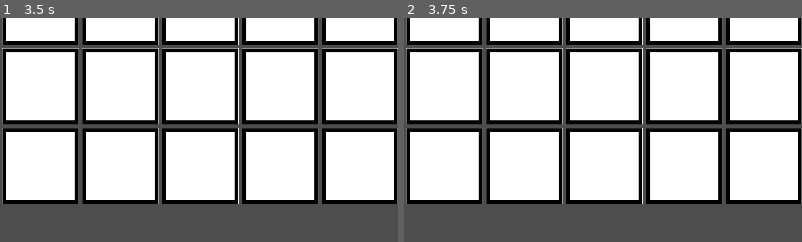
Above: before the commit, frames 1-2 (left to right).
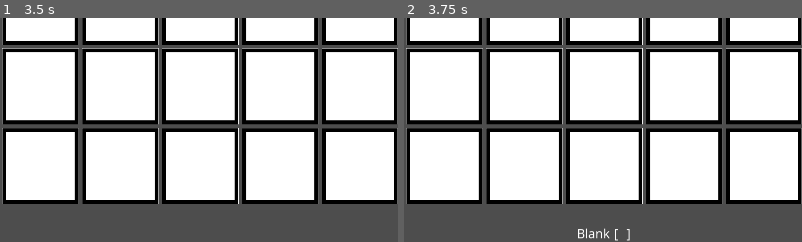
Above: after the commit, the same moments.

Repository: H2ofiremaster/Simple-Automata-Godot
Game: Godot game, scene res://scenes/main.tscn
Two runs of this game, one before a commit and one after it. Both use one fixed random seed, a clock stepped at 60 frames per second and the inputs below.
Inputs (mouse positions are % of the whole screen's width and height, from its top left):
- Up to frame 1 (3.5 s): click "Start" at 0.5 s; click "Stop" at 1.25 s; click "Start" at 2 s; click "Step" at 2.75 s
- Up to frame 2 (3.75 s): click (30, 12) at 3.52 s
The pictures show only the part of the screen within x 25-75%, y 50-100%; the shares and areas given below are measured in that part.

Frame 1 is identical in both runs. In frame 2, 0.2% of the frame differs, in the area x 43-57%, y 93-100%.

Commit message:
Fixed hovered cell not always showing label below

Diff:
--- a/resources/rule.gd
+++ b/resources/rule.gd
@@ -17,6 +17,7 @@
 	for condition in conditions:
 		if not condition.matches(grid.get_neighbors(index)):
 			return cell;
+
 	var new_cell := cell.clone();
 	if output.cell_name:
 		new_cell.type = ruleset.get_cell(output.cell_name);
@@ -24,8 +25,10 @@
 		for key: String in output.cell_state.keys():
 			if new_cell.state[key] != null:
 				new_cell.state[key] = output.cell_state[key];
+
 	if not output.cell_name and not output.cell_state:
 		print("%s specifies neither name nor state." % output)
+
 	return new_cell;
 
 func clone() -> Rule:
--- a/scripts/cell.gd
+++ b/scripts/cell.gd
@@ -24,10 +24,14 @@
 	cell.type = init_type;
 	cell.state = init_state;
 	cell.grid = init_grid;
+	cell.hovered_cell_updated.connect(init_grid._on_hovered_cell_updated);
+	cell.updated.connect(init_grid._on_cell_updated);
 	return cell;
+
 
 func _to_string() -> String:
 	return "Cell(%s%s)" % [type, state]
+
 
 func cycle_selected_state(amount: int) -> void:
 	if state.is_empty(): return;
@@ -41,12 +45,15 @@
 	if target_index < 0: target_index = possible_states.size() - 1;
 	state[selected_key] = possible_states[target_index];
 
+
 func clone() -> Cell:
-	var cell := CELL.instantiate();
-	cell.type = self.type;
-	cell.state = self.state.duplicate();
-	cell.grid = self.grid;
-	return cell;
+	return Cell.create(self.type, self.state.duplicate(), self.grid);
+	# var cell := CELL.instantiate();
+	# cell.type = self.type;
+	# cell.state = self.state.duplicate();
+	# cell.grid = self.grid;
+	# return cell;
+
 
 func update_state() -> void:
 	var new_state := type.default_state();
@@ -55,6 +62,14 @@
 			# print("setting '%s' to %s" % [key, state[key]])
 			new_state[key] = state[key];
 	state = new_state;
+
+func check_hover_status() -> void:
+	if not get_viewport(): return;
+	if get_global_rect().has_point(get_global_mouse_position()):
+		hovered_cell_updated.emit(self);
+
+# Signals
+
 func _on_mouse_entered() -> void:
 	if Input.is_mouse_button_pressed(MOUSE_BUTTON_LEFT):
 		self.type = grid.selected_cell_type;
@@ -63,6 +78,7 @@
 		self.type = grid.ruleset.default_type()
 		updated.emit(self, true);
 	hovered_cell_updated.emit(self);
+	grid.last_hovered_index = grid.cells.find(self);
 
 
 func _on_mouse_exited() -> void:
--- a/scripts/game_board.gd
+++ b/scripts/game_board.gd
@@ -34,8 +34,3 @@
 func _on_cell_type_selected(cell_type: CellType) -> void:
 	grid.selected_cell_type = cell_type;
 	# print("Selected CellType: " + str(cell_type));
-
-
-
-func _on_grid_hovered_cell_updated(cell: Cell) -> void:
-	cell_label.update(cell);
--- a/scripts/grid.gd
+++ b/scripts/grid.gd
@@ -9,6 +9,8 @@
 var selected_cell_type: CellType;
 var ruleset: Ruleset;
 var game_board: GameBoard;
+
+var last_hovered_index: int = -1;
 
 func initialize(init_ruleset: Ruleset, init_game_board: GameBoard) -> void:
 	self.ruleset = init_ruleset;
@@ -99,8 +101,8 @@
 			var new_cell := cells[index];
 			self.add_child(new_cell);
 			self.move_child(new_cell, index);
-			new_cell.hovered_cell_updated.connect(_on_hovered_cell_updated);
-			new_cell.updated.connect(_on_cell_updated);
+	if last_hovered_index > -1:
+		cells[last_hovered_index].check_hover_status();
 
 
 func _on_hovered_cell_updated(cell: Cell) -> void:
